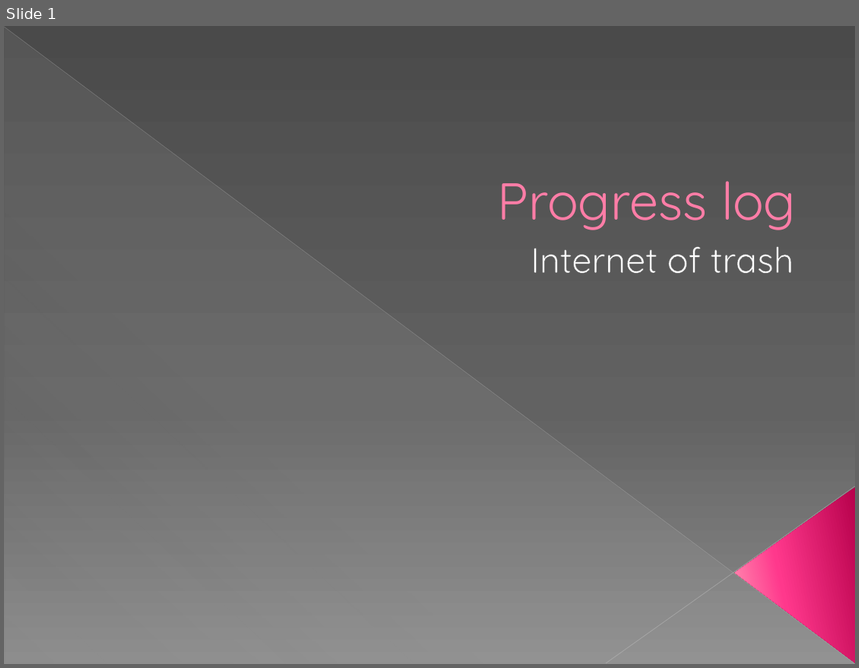
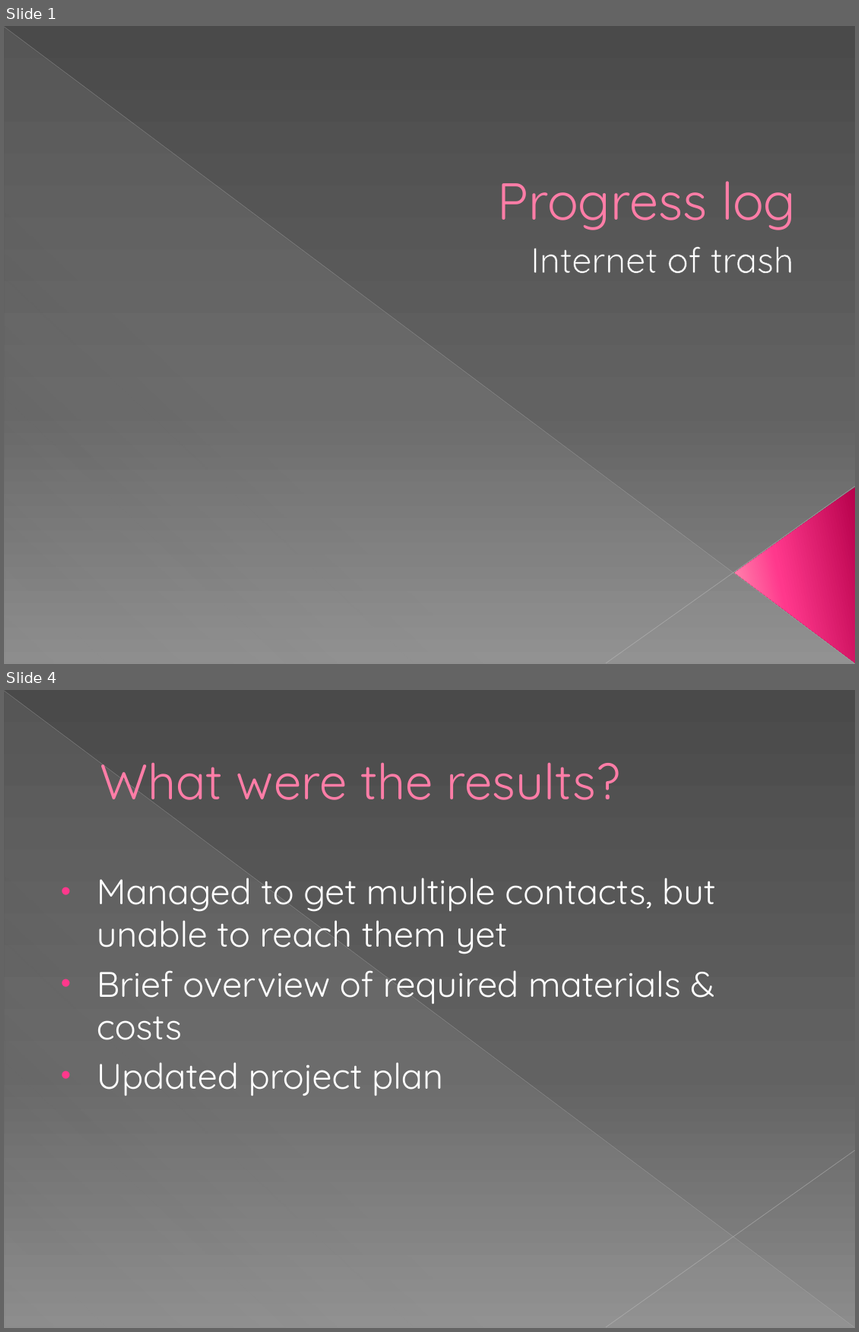
Before and after one commit to rickvanosch/InternetOfTrash, a slide deck: presentations/progress_log.pptx. Shown one above the other, each under a label of ours: slide 1 before the commit, slides 1 and 4 after it; the slides between them are not shown. The pictures are 859x668 and 859x1332 pixels, drawn with LibreOffice and Linux fonts; fonts in the diff are those of the drawing. Boxes give left, top, right and bottom in pixels: in the first picture for what was removed or moved away, otherwise in the second. Text is boxed around its words. In the diff, an @@ line names an element or a change of style, - is before the commit and + after.

```diff
--- a/presentations/progress_log.pptx
+++ b/presentations/progress_log.pptx
@@ slide 4 added at bbox=[4, 690, 855, 1328], background gradient #4A4A4A to #626262 to #8C8C8C; not listed: 3 template elements that a slide beside it also shows @@
@@ title added at bbox=[100, 762, 620, 800], 42 pt, text #FF7DA7 @@
+What were the results?
@@ text added at bbox=[97, 878, 715, 1097], 30 pt, text #FFFFFF @@
+• Managed to get multiple contacts, but unable to reach them yet
+• Brief overview of required materials & costs
+• Updated project plan
```
Also in this commit, not shown: 5 slides changed, 1 other slide added, 5 slides removed.
